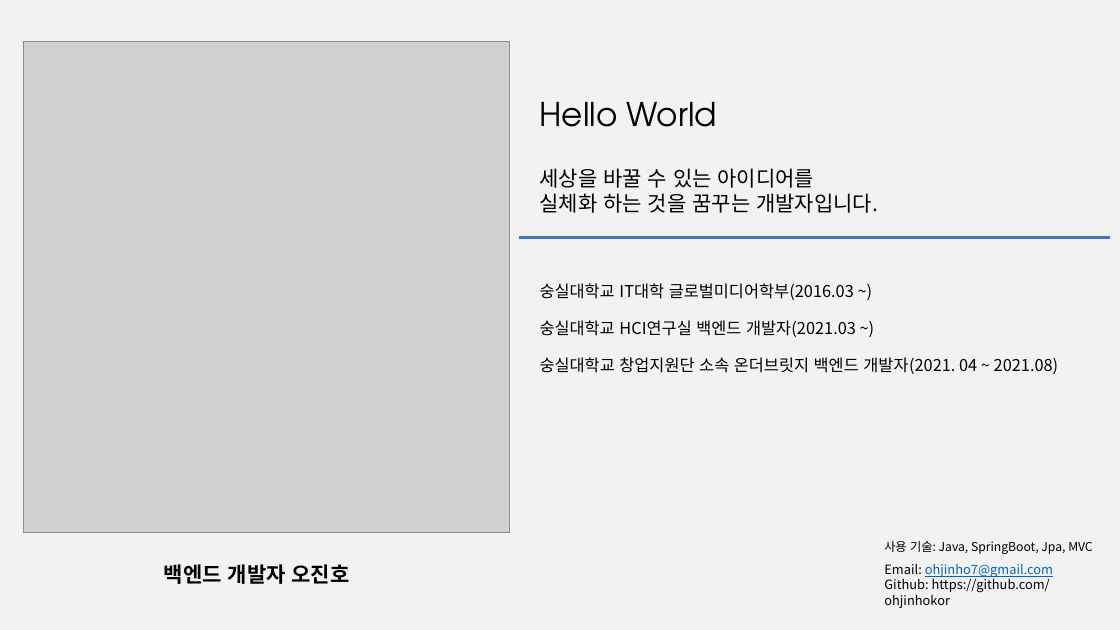
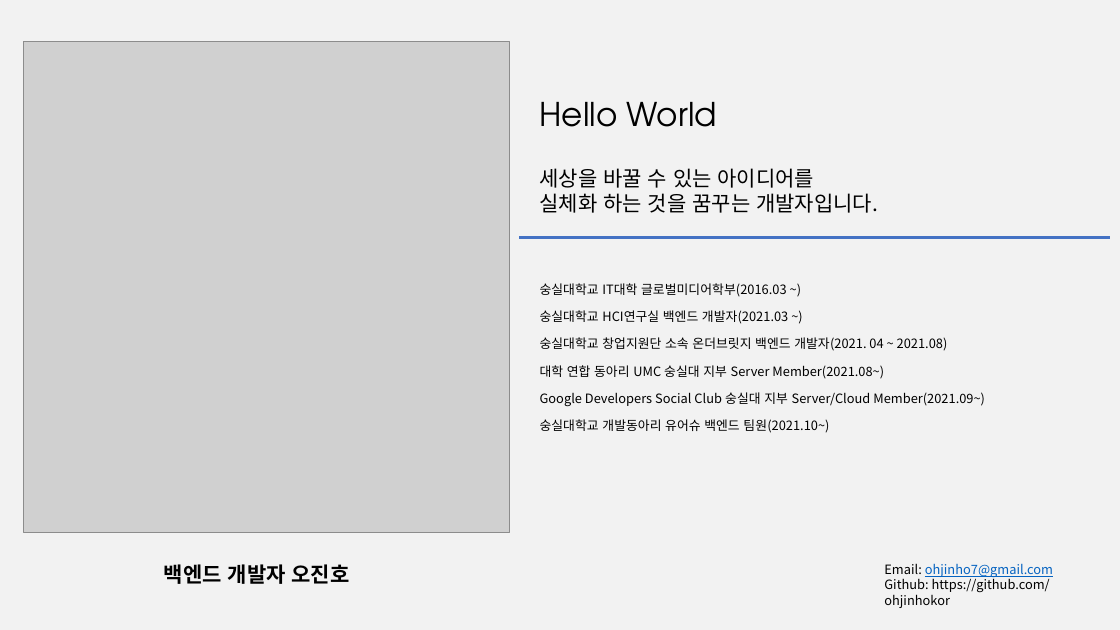
Before and after one commit to ohjinhokor/PortFolio, a slide deck: slide 1 of 오진호 포토폴리오.pptx. Drawn at 1120x630 pixels with LibreOffice and Linux fonts; fonts in the diff are those of the drawing; grey boxes stand for pictures. Boxes give left, top, right and bottom in pixels: in the first picture for what was removed or moved away, otherwise in the second. Text is boxed around its words. In the diff, an @@ line names an element or a change of style, - is before the commit and + after.

```diff
--- a/오진호 포토폴리오.pptx
+++ b/오진호 포토폴리오.pptx
@@ text "숭실대학교 HCI연구실 백엔드 개발자(2021.03 ~)": place and size @@
-text "숭실대학교 HCI연구실 백엔드 개발자(2021.03 ~)" at bbox=[540, 320, 856, 337]
+text "숭실대학교 HCI연구실 백엔드 개발자(2021.03 ~)" at bbox=[540, 310, 788, 324]
@@ size 14 to 11 pt in 3 elements at bbox=[540, 283, 787, 296], bbox=[540, 310, 788, 324], bbox=[540, 337, 948, 351] @@
@@ text "숭실대학교 창업지원단 소속 온더브릿지 백엔드 ...": place and size @@
-text "숭실대학교 창업지원단 소속 온더브릿지 백엔드 ..." at bbox=[540, 357, 1059, 374]
+text "숭실대학교 창업지원단 소속 온더브릿지 백엔드 ..." at bbox=[540, 337, 948, 351]
@@ text added at bbox=[540, 365, 884, 379], 11 pt, text #000000 @@
+대학 연합 동아리 UMC 숭실대 지부 Server Member(2021.08~)
@@ text added at bbox=[540, 392, 985, 407], 11 pt, text #000000 @@
+Google Developers Social Club 숭실대 지부 Server/Cloud Member(2021.09~)
@@ text added at bbox=[540, 419, 829, 433], 11 pt, text #000000 @@
+숭실대학교 개발동아리 유어슈 백엔드 팀원(2021.10~)
@@ text removed at bbox=[884, 541, 1093, 554] @@
-사용 기술: Java, SpringBoot, Jpa, MVC
```
Also in this commit, not shown: 2 other slides changed, 1 other file.
